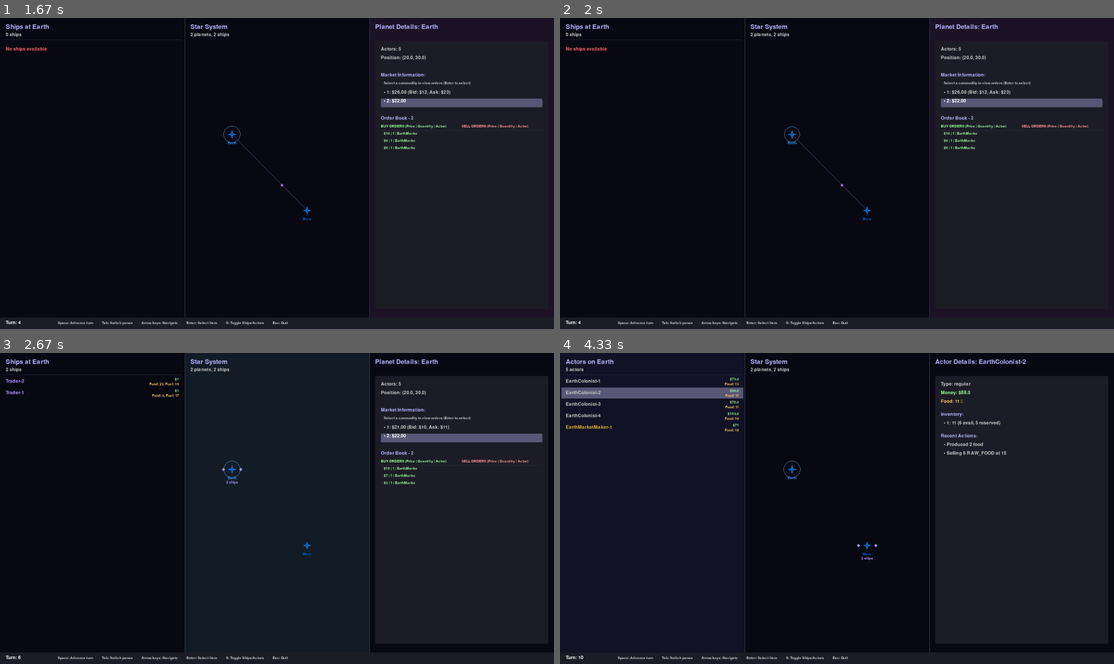
Above: before the commit, frames 1-4 (two rows, left to right).
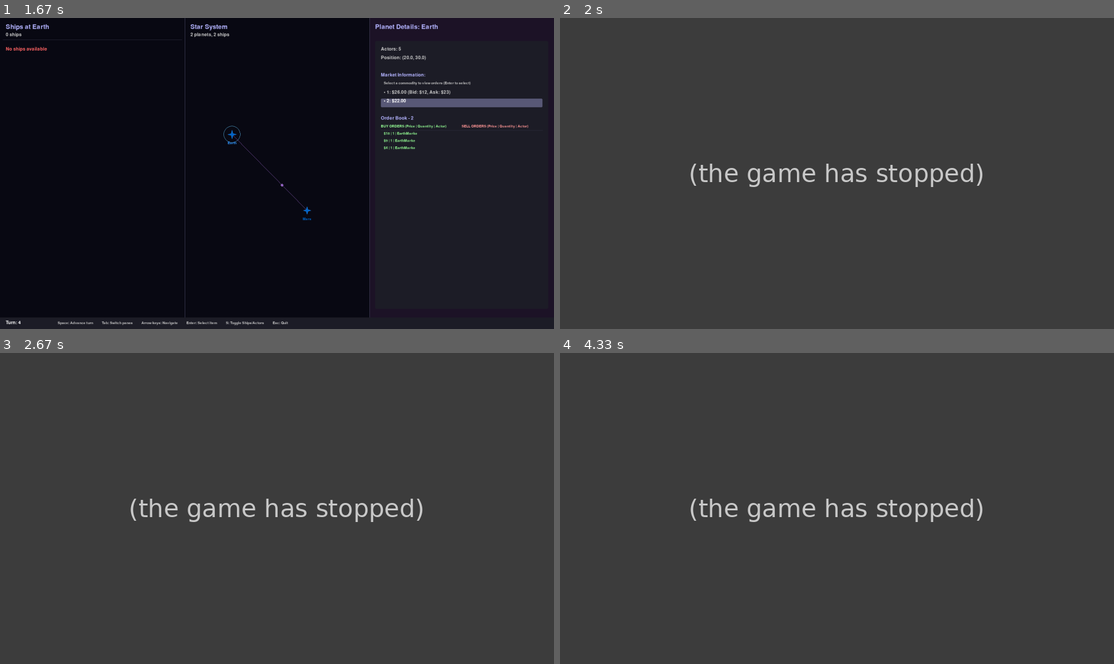
Above: after the commit, the same moments.

Repository: tcgarvin/spacesim2
Game: pygame game, started from spacesim2/__main__.py
Same seed, same stepped clock (60 frames per second), same inputs: the game is played once before the commit and once after it.
Inputs:
- Up to frame 1 (1.67 s): tap Space at 0.33, 0.73, 1.03, 1.63 s; hold Left 0.67-1.2 s; tap S at 0.82 s; click "Market Information:" at 1.28 s; hold Down from 1.57 s (still down)
- Up to frame 2 (2 s): release Down at 1.87 s; tap Esc at 1.9 s
- Up to frame 3 (2.67 s): hold Left 2.23-2.63 s; tap Space at 2.3, 2.6 s
- Up to frame 4 (4.33 s): hold Up 2.67-3.03 s; tap Space at 2.73, 3.13, 3.43, 4.13 s; hold Up 3.07-3.7 s; tap S at 3.22 s; click "EarthColonist-1" at 3.78 s; hold Down from 4.07 s (still down)

Frame 1 is identical in both runs. In frame 2, 99% of the frame differs, in the area x 0-100%, y 0-100%; in frame 3, 99%; in frame 4, 99%.
After the commit the program exited at 1.92 s; later frames show no game.

Commit message:
Fix Escape key not quitting the UI
- Updated InputHandler to properly handle key callbacks that return False
- Modified _handle_escape in PygameUI to return False when processing escape key
- Added proper type hints for the callback return values

🤖 Generated with [Claude Code](https://claude.ai/code)

Co-Authored-By: Claude <noreply@anthropic.com>

Diff:
--- a/spacesim2/ui/pygame_ui.py
+++ b/spacesim2/ui/pygame_ui.py
@@ -170,9 +170,14 @@
         # Register quit handlers
         self.input_handler.register_quit_callback(self._handle_quit)
 
-    def _handle_escape(self, event: pygame.event.Event) -> None:
-        """Handle Escape key."""
+    def _handle_escape(self, event: pygame.event.Event) -> bool:
+        """Handle Escape key.
+
+        Returns:
+            False to indicate the application should quit
+        """
         self.running = False
+        return False
 
     def _handle_space(self, event: pygame.event.Event) -> None:
         """Handle Space key to advance simulation."""
--- a/spacesim2/ui/utils/input_handler.py
+++ b/spacesim2/ui/utils/input_handler.py
@@ -1,4 +1,4 @@
-from typing import Callable, Dict, List, Optional, Tuple, Any
+from typing import Callable, Dict, List, Optional, Tuple, Any, Union
 import pygame
 from pygame.event import Event
 
@@ -13,12 +13,13 @@
         self.mouse_scroll_callbacks: Dict[int, Callable[[Event], None]] = {}
         self.quit_callbacks: List[Callable[[], None]] = []
 
-    def register_key_callback(self, key: int, callback: Callable[[Event], None]) -> None:
+    def register_key_callback(self, key: int, callback: Callable[[Event], Optional[bool]]) -> None:
         """Register a callback for a specific key press.
 
         Args:
             key: pygame key constant (e.g. pygame.K_SPACE)
             callback: Function to call when key is pressed
+                      If the callback returns False, handle_events will also return False
         """
         self.key_callbacks[key] = callback
 
@@ -58,7 +59,10 @@
 
             elif event.type == pygame.KEYDOWN:
                 if event.key in self.key_callbacks:
-                    self.key_callbacks[event.key](event)
+                    # Call the callback and check if it returns False
+                    result = self.key_callbacks[event.key](event)
+                    if result is False:
+                        return False
 
             elif event.type == pygame.MOUSEBUTTONDOWN:
                 # Handle click events
